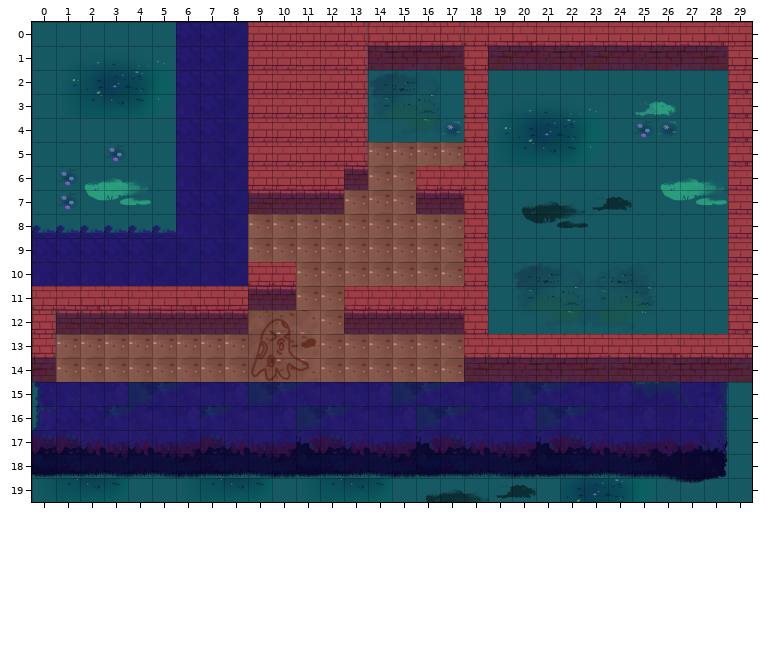
An edit to a level. Tiled map, assets/maps/tutorial/OttoGuardIntro.tmx. The picture above was drawn from the file before the commit.
Cells are 128x128 px. Shown: x 0..29, y 0..19.
The same view after the edit:
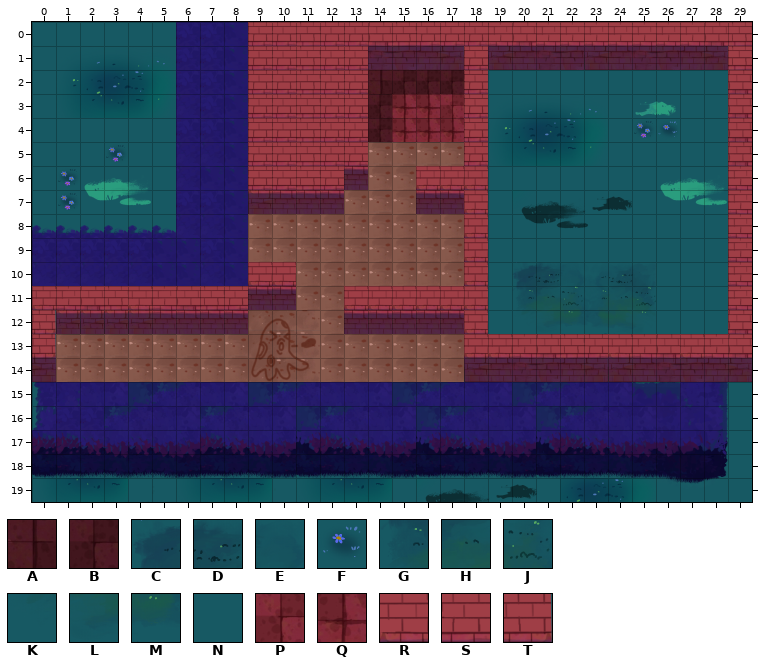
Key: from "IMG_7622": A 0, B 1; from "path-2": C 5, D 6, E 7, F 19, G 20, H 21, J 22, K 35, L 36, M 37, N 113; from "test_tileset": P 55, Q 71; from "walls-1": R 7, S 11, T 12.
_ is an empty cell.
Diff:
Layer "ground":
Tile C gives way to tile A in row 2 at x 14.
Tile D gives way to tile B in row 2 at x 15.
Tile E gives way to tile B in row 2 at x 16.
Tile G gives way to tile B in row 3 at x 14.
Tile K gives way to tile B in row 4 at x 14.
Tile N gives way to tile B in row 2 at x 17.
Tile N gives way to tile P in row 3 at x 17.
Tile F gives way to tile Q in row 4 at x 17.
Tile H gives way to tile Q in row 3 at x 15.
Tile J gives way to tile Q in row 3 at x 16.
Tile L gives way to tile Q in row 4 at x 15.
Tile M gives way to tile Q in row 4 at x 16.
Layer "wall-tiles":
Tile R gives way to tile S in rows 0 to 5 at x 18.
Tile T gives way to tile S in rows 0 to 5 at x 13.
The edit adds tile S in row 0 at x 17.
Pixel boxes of the changes (left, top, right, bottom) in both pictures:
changed: (344, 22, 488, 166)
